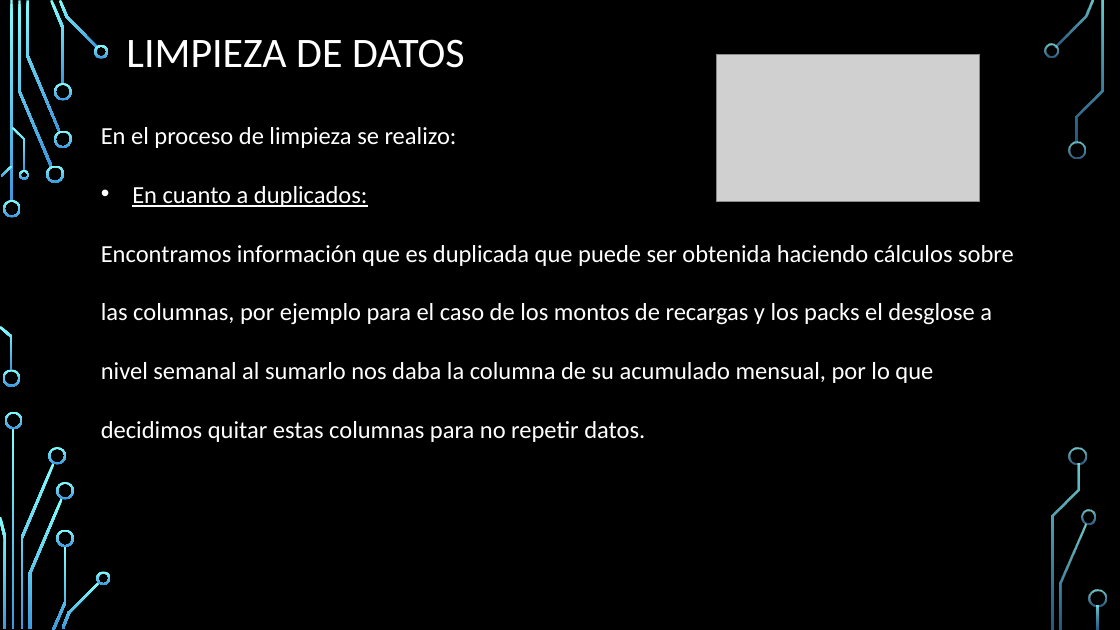
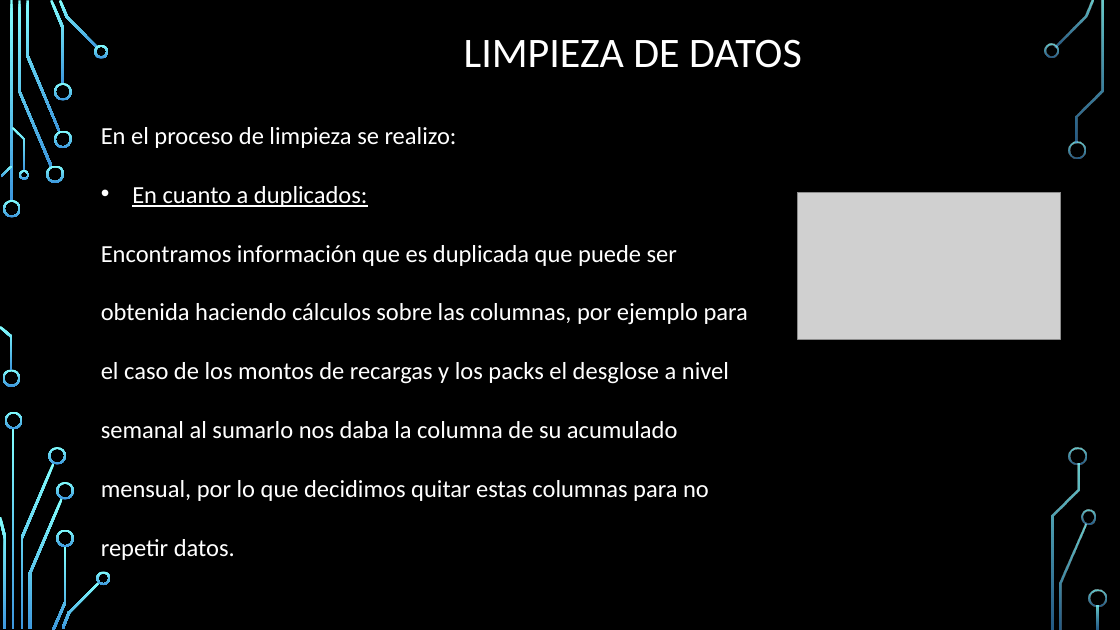
Before and after one commit to maurigarcia88/DiploDataScienceG7, a slide deck: slide 9 of Common/2_Cohorte_G7.pptx (slide 10 before the commit). Drawn at 1120x630 pixels with LibreOffice and Linux fonts; fonts in the diff are those of the drawing; grey boxes stand for pictures; background and template pictures are left out. Boxes give left, top, right and bottom in pixels: in the first picture for what was removed or moved away, otherwise in the second. Text is boxed around its words. In the diff, an @@ line names an element or a change of style, - is before the commit and + after.

Commit message:
PPT para presentacion final modulo 1

```diff
--- a/Common/2_Cohorte_G7.pptx
+++ b/Common/2_Cohorte_G7.pptx
@@ title "LIMPIEZA DE DATOS" moved from (x1=126, y1=39, x2=465, y2=68) to (x1=464, y1=39, x2=802, y2=68) @@
@@ text "En el proceso de limpieza ..." rewrapped from (x1=101, y1=127, x2=1014, y2=442) to (x1=101, y1=127, x2=748, y2=560) @@
@@ picture moved from (x1=717, y1=55, x2=981, y2=202) to (x1=797, y1=192, x2=1061, y2=339) @@
```
Also in this commit, not shown: 8 other slides changed, 9 slides added, 1 slide removed.
